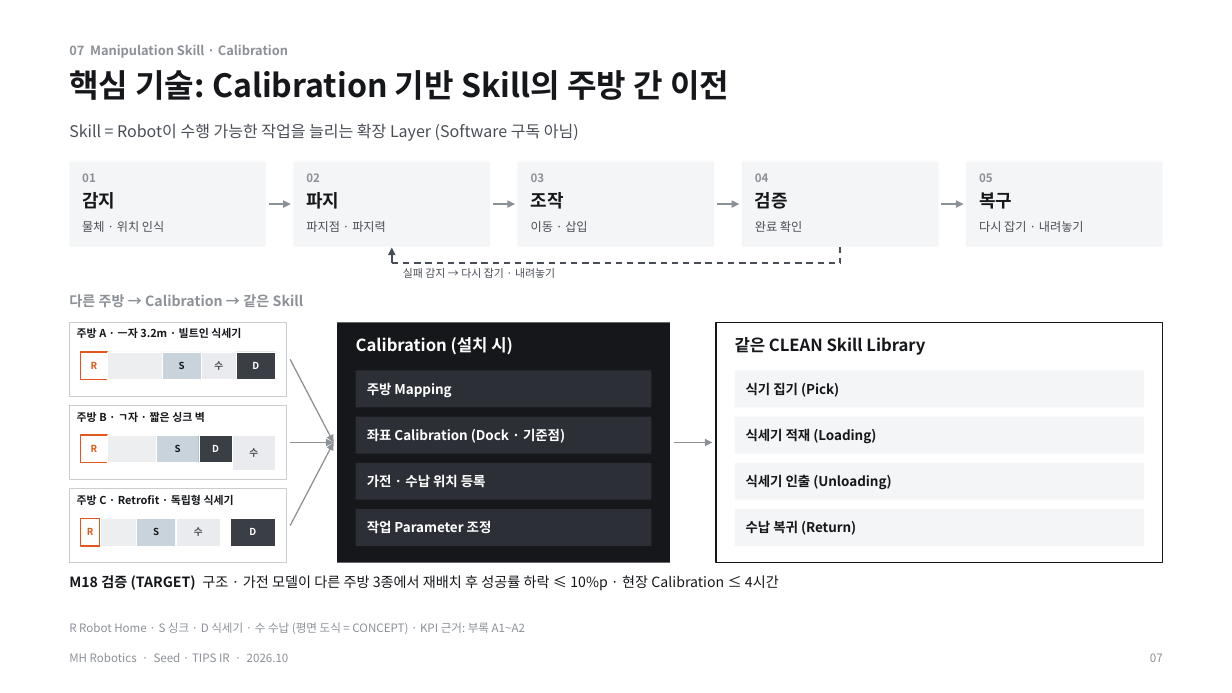
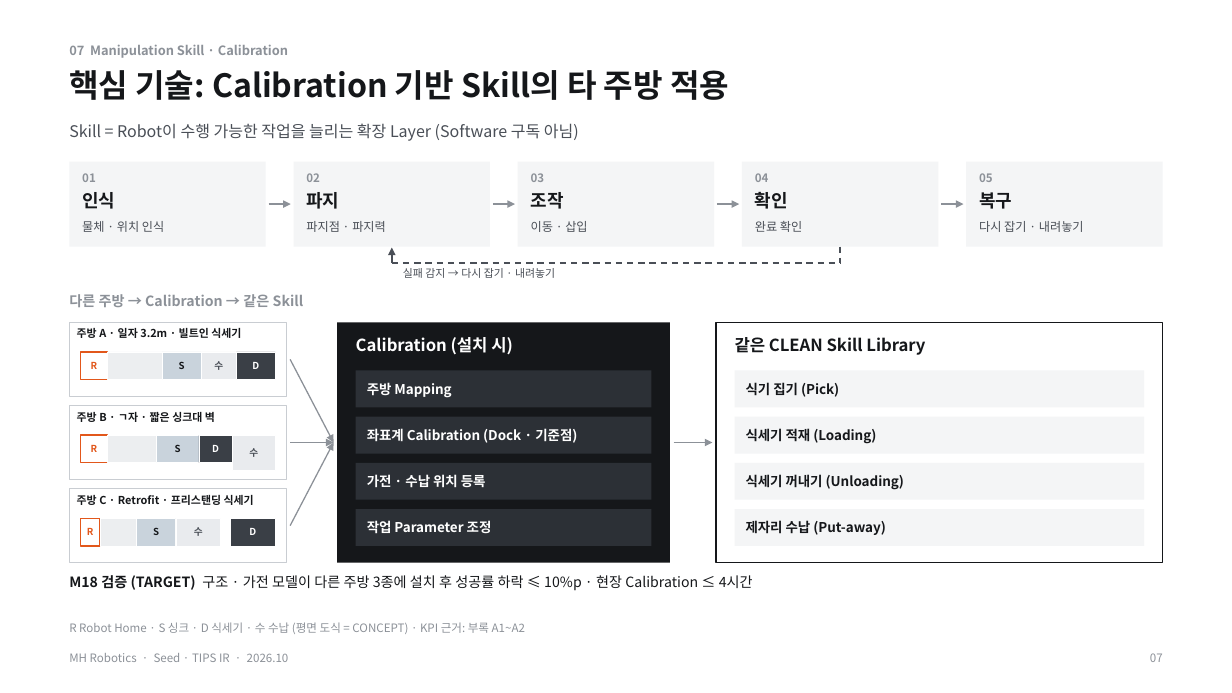
Before and after one commit to kimdonghyun2789-hash/D, a slide deck: slide 7 of MH/MH_Robotics_Seed_TIPS_IR_Final.pptx. Drawn at 1232x693 pixels with LibreOffice and Linux fonts; fonts in the diff are those of the drawing. Boxes give left, top, right and bottom in pixels: in the first picture for what was removed or moved away, otherwise in the second. Text is boxed around its words. In the diff, an @@ line names an element or a change of style, - is before the commit and + after.

```diff
--- a/MH/MH_Robotics_Seed_TIPS_IR_Final.pptx
+++ b/MH/MH_Robotics_Seed_TIPS_IR_Final.pptx
@@ text at [69,70,729,100]: text changed @@
-핵심 기술: Calibration 기반 Skill의 주방 간 이전
+핵심 기술: Calibration 기반 Skill의 타 주방 적용
@@ text at [82,192,115,209]: text changed @@
-감지
+인식
@@ text at [755,192,788,209]: text changed @@
-검증
+확인
@@ text at [77,328,241,338]: text changed @@
-주방 A · ㅡ자 3.2m · 빌트인 식세기
+주방 A · 일자 3.2m · 빌트인 식세기
@@ text at [77,412,215,422]: text changed @@
-주방 B · ㄱ자 · 짧은 싱크 벽
+주방 B · ㄱ자 · 짧은 싱크대 벽
@@ text at [367,428,577,443]: text changed @@
-좌표 Calibration (Dock · 기준점)
+좌표계 Calibration (Dock · 기준점)
@@ text at [746,474,904,490]: text changed @@
-식세기 인출 (Unloading)
+식세기 꺼내기 (Unloading)
@@ text at [77,495,254,505]: text changed @@
-주방 C · Retrofit · 독립형 식세기
+주방 C · Retrofit · 프리스탠딩 식세기
@@ text at [746,520,886,535]: text changed @@
-수납 복귀 (Return)
+제자리 수납 (Put-away)
@@ text at [69,575,753,590]: text changed @@
-M18 검증 (TARGET) 구조 · 가전 모델이 다른 주방 3종에서 재배치 후 성공률 하락 ≤ 10%p · 현장 Calibration ≤ 4시간
+M18 검증 (TARGET) 구조 · 가전 모델이 다른 주방 3종에 설치 후 성공률 하락 ≤ 10%p · 현장 Calibration ≤ 4시간
```
Also in this commit, not shown: 42 other slides changed, 34 other files.
